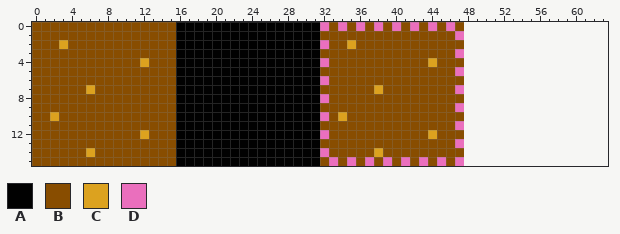
Pixel-art sprite, stored at data/map/ground.png. Above, as it was before the edit.
The file is 48x16 pixels. The old version is drawn lined up with the new one, on the new canvas.
Palette (. is transparent): A #010101  B #884d00  C #dca21f  D #ea6fbd
Pixels before, first column x 0:
 0 BBBBBBBBBBBBBBBBAAAAAAAAAAAAAAAADBDBDBDBDBDBDBDB
 1 BBBBBBBBBBBBBBBBAAAAAAAAAAAAAAAABBBBBBBBBBBBBBBD
 2 BBBCBBBBBBBBBBBBAAAAAAAAAAAAAAAADBBCBBBBBBBBBBBB
 3 BBBBBBBBBBBBBBBBAAAAAAAAAAAAAAAABBBBBBBBBBBBBBBD
 4 BBBBBBBBBBBBCBBBAAAAAAAAAAAAAAAADBBBBBBBBBBBCBBB
 5 BBBBBBBBBBBBBBBBAAAAAAAAAAAAAAAABBBBBBBBBBBBBBBD
 6 BBBBBBBBBBBBBBBBAAAAAAAAAAAAAAAADBBBBBBBBBBBBBBB
 7 BBBBBBCBBBBBBBBBAAAAAAAAAAAAAAAABBBBBBCBBBBBBBBD
 8 BBBBBBBBBBBBBBBBAAAAAAAAAAAAAAAADBBBBBBBBBBBBBBB
 9 BBBBBBBBBBBBBBBBAAAAAAAAAAAAAAAABBBBBBBBBBBBBBBD
10 BBCBBBBBBBBBBBBBAAAAAAAAAAAAAAAADBCBBBBBBBBBBBBB
11 BBBBBBBBBBBBBBBBAAAAAAAAAAAAAAAABBBBBBBBBBBBBBBD
12 BBBBBBBBBBBBCBBBAAAAAAAAAAAAAAAADBBBBBBBBBBBCBBB
13 BBBBBBBBBBBBBBBBAAAAAAAAAAAAAAAABBBBBBBBBBBBBBBD
14 BBBBBBCBBBBBBBBBAAAAAAAAAAAAAAAADBBBBBCBBBBBBBBB
15 BBBBBBBBBBBBBBBBAAAAAAAAAAAAAAAABDBDBDBDBDBDBDBD
The result:
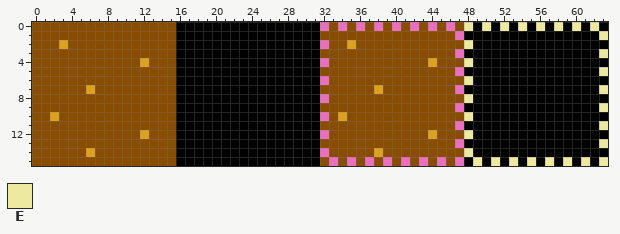
Colours new in this view: E #eee9a1
What changed:
canvas 48x16 -> 64x16
Changed rows in their new state; - is an unchanged pixel.
first column x 48:
 0 EAEAEAEAEAEAEAEA
 1 AAAAAAAAAAAAAAAE
 2 EAAAAAAAAAAAAAAA
 3 AAAAAAAAAAAAAAAE
 4 EAAAAAAAAAAAAAAA
 5 AAAAAAAAAAAAAAAE
 6 EAAAAAAAAAAAAAAA
 7 AAAAAAAAAAAAAAAE
 8 EAAAAAAAAAAAAAAA
 9 AAAAAAAAAAAAAAAE
10 EAAAAAAAAAAAAAAA
11 AAAAAAAAAAAAAAAE
12 EAAAAAAAAAAAAAAA
13 AAAAAAAAAAAAAAAE
14 EAAAAAAAAAAAAAAA
15 AEAEAEAEAEAEAEAE
Boxes around the changes in both pictures, in picture pixels (x1, y1, x2, y2):
added: (464, 22, 608, 166)
